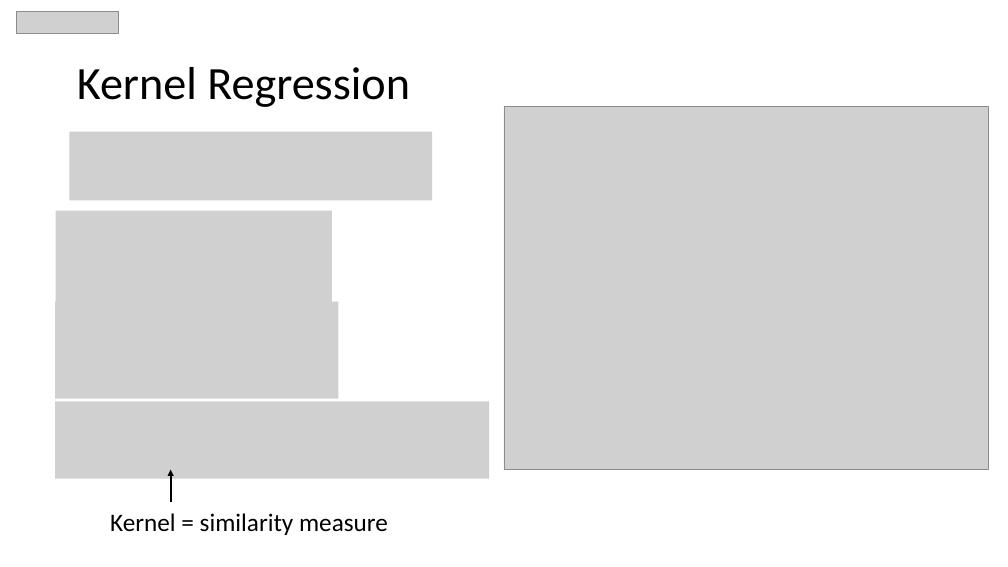
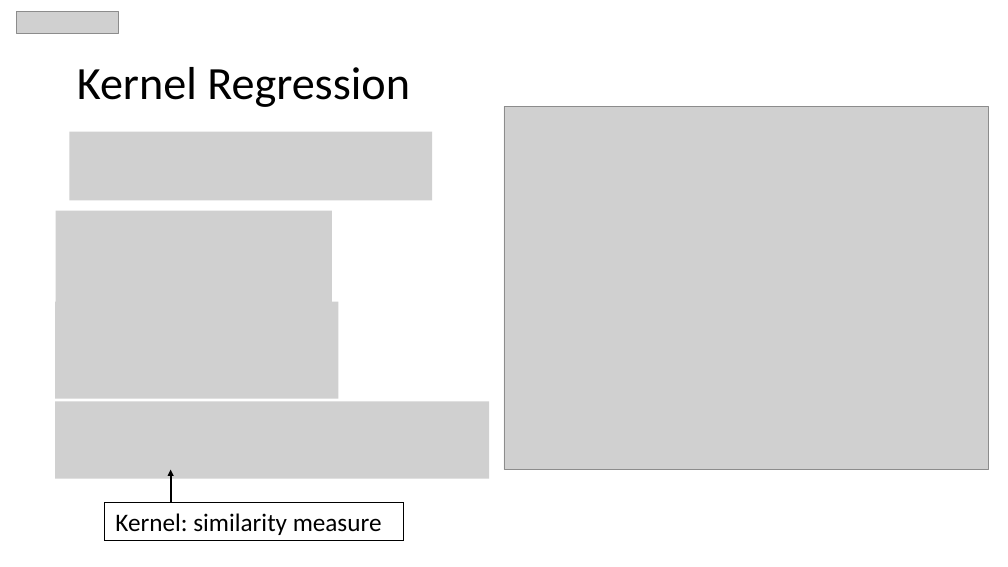
Before and after one commit to MaltheBisbo/learningForces, a slide deck: slide 25 of Presentations/2018-06-01-copenhagen.pptx. Drawn at 1008x567 pixels with LibreOffice and Linux fonts; fonts in the diff are those of the drawing; grey boxes stand for pictures. Boxes give left, top, right and bottom in pixels: in the first picture for what was removed or moved away, otherwise in the second. Text is boxed around its words. In the diff, an @@ line names an element or a change of style, - is before the commit and + after.

```diff
--- a/Presentations/2018-06-01-copenhagen.pptx
+++ b/Presentations/2018-06-01-copenhagen.pptx
@@ rectangle added at [104, 503, 404, 541], fill #FFFFFF, outline #000000 1 pt @@
@@ text at [115, 513, 382, 535]: text changed @@
-Kernel = similarity measure
+Kernel: similarity measure
```
Also in this commit, not shown: 11 other slides changed, 2 slides removed, 28 other files.
